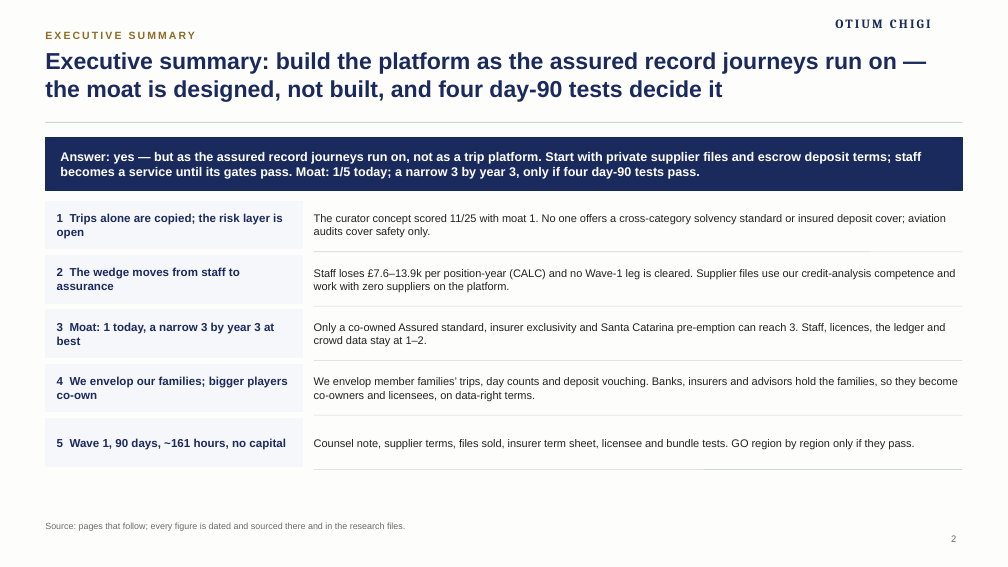
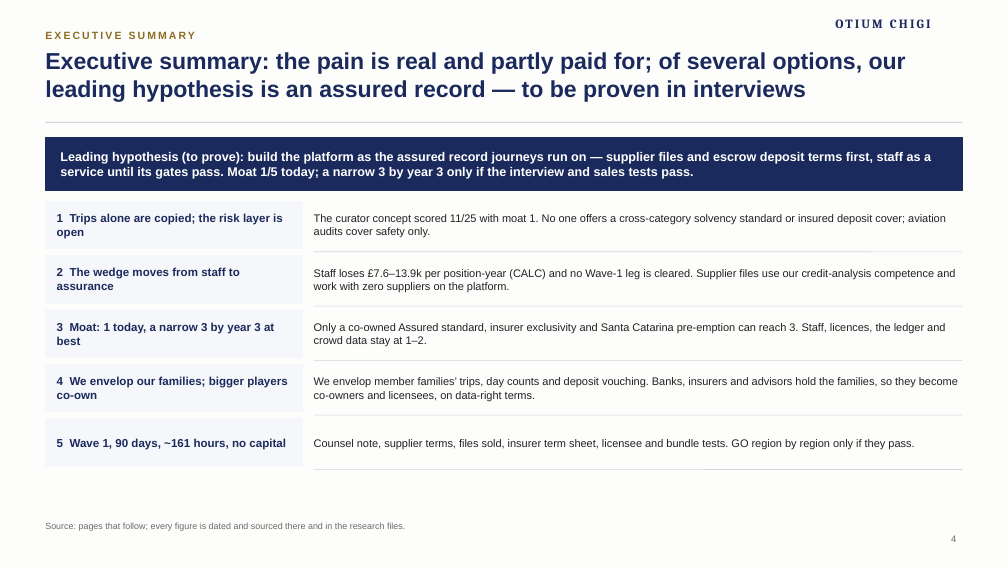
Before and after one commit to algarcalebe-web/legendary-bassoon, a slide deck: slide 4 of deck/Otium_Chigi_Journeys_Strategy_Deck.pptx (slide 2 before the commit). Drawn at 1008x567 pixels with LibreOffice and Linux fonts; fonts in the diff are those of the drawing; background and template pictures are left out. Boxes give left, top, right and bottom in pixels: in the first picture for what was removed or moved away, otherwise in the second. Text is boxed around its words. In the diff, an @@ line names an element or a change of style, - is before the commit and + after.

```diff
--- a/deck/Otium_Chigi_Journeys_Strategy_Deck.pptx
+++ b/deck/Otium_Chigi_Journeys_Strategy_Deck.pptx
@@ title at <box>45,52,906,102</box>: text changed @@
-Executive summary: build the platform as the assured record journeys run on — the moat is designed, not built, and four day-90 tests decide it
+Executive summary: the pain is real and partly paid for; of several options, our leading hypothesis is an assured record — to be proven in interviews
@@ text at <box>60,152,931,179</box>: text changed @@
-Answer: yes — but as the assured record journeys run on, not as a trip platform. Start with private supplier files and escrow deposit terms; staff becomes a service until its gates pass. Moat: 1/5 today; a narrow 3 by year 3, only if four day-90 tests pass.
+Leading hypothesis (to prove): build the platform as the assured record journeys run on — supplier files and escrow deposit terms first, staff as a service until its gates pass. Moat 1/5 today; a narrow 3 by year 3 only if the interview and sales tests pass.
@@ page number at <box>951,535,956,542</box>: text changed @@
-2
+4
```
Also in this commit, not shown: 5 other slides changed, 3 slides added, 3 other files.
